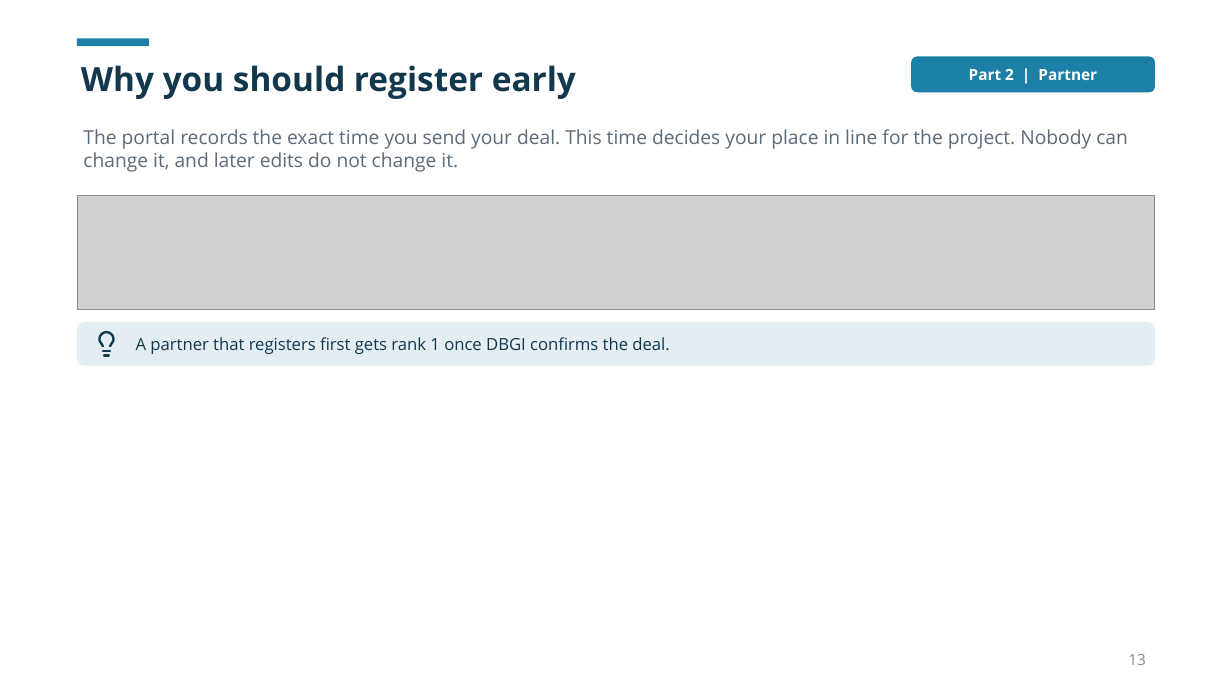
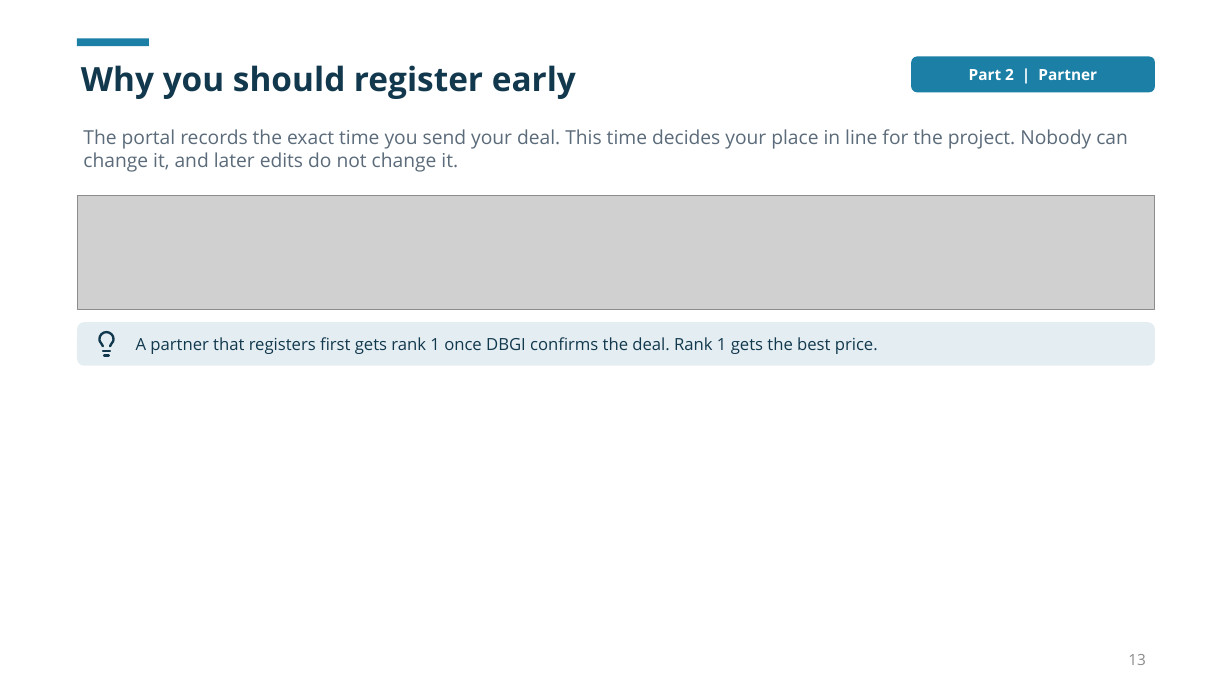
Before and after one commit to dbsuarez/dbgi-deal-registration-portal, a slide deck: slide 13 of docs/guides/Portal User Guide 2026-11/Using the DBGI Portal.pptx. Drawn at 1232x693 pixels with LibreOffice and Linux fonts; fonts in the diff are those of the drawing; grey boxes stand for pictures. Boxes give left, top, right and bottom in pixels: in the first picture for what was removed or moved away, otherwise in the second. Text is boxed around its words. In the diff, an @@ line names an element or a change of style, - is before the commit and + after.

```diff
--- a/docs/guides/Portal User Guide 2026-11/Using the DBGI Portal.pptx
+++ b/docs/guides/Portal User Guide 2026-11/Using the DBGI Portal.pptx
@@ text in rounded rectangle at (x1=136, y1=337, x2=878, y2=354): text changed @@
-A partner that registers first gets rank 1 once DBGI confirms the deal.
+A partner that registers first gets rank 1 once DBGI confirms the deal. Rank 1 gets the best price.
```
Also in this commit, not shown: 4 other slides changed, 47 other files.
